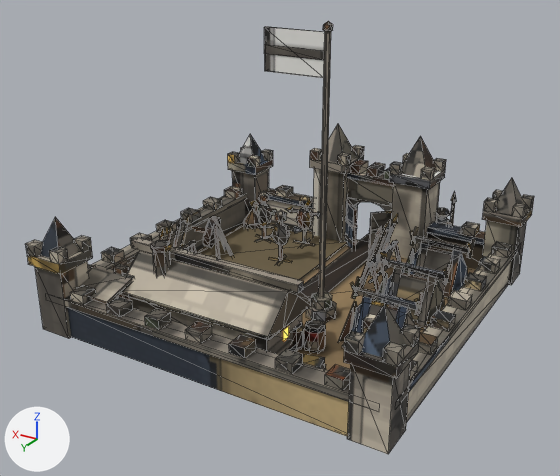
Before and after pictures for a commit that changed the glTF model game/assets/models/military_base.glb.
Camera for both pictures: a camera (50 mm lens) standing at (-1.144, 2.026, 1.223) and looking at (0.028, 0.072, 0.246). Every picture has the same lights, and +X, +Y and +Z are marked at lower left. The first picture is the older version. Mesh edges are drawn as thin lines. Vertices at exactly the same position are counted once.

Objects in the first picture: 'military_base'.
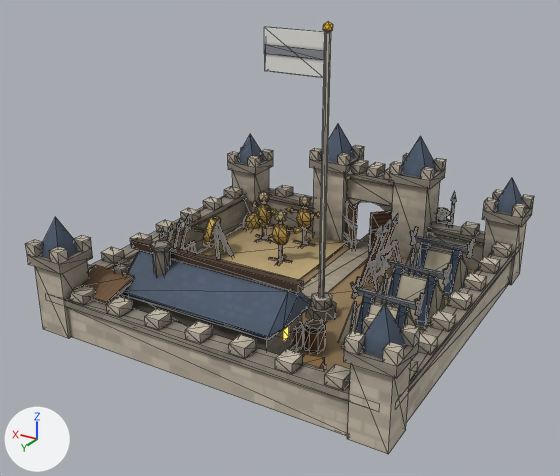
Boxes [x1, y1, x2, y2] around the edits, measured in the pictures (560 x 476 px):
```json
{"part": 1, "of": "me_m", "change": "added", "after": [243, 212, 261, 229]}
{"part": 2, "of": "me_m", "change": "deleted", "before": [244, 223, 261, 229]}
{"part": 3, "of": "me_m", "change": "deleted", "before": [243, 209, 261, 225]}
{"part": 4, "of": "me_m", "change": "surface changed", "before": [26, 21, 534, 454], "after": [26, 21, 534, 454]}
```

Scene script edits in JSON lines:
```json
{"block": "me_m", "where": "# used by ob_military_base; location = (0.0, 0.0, 0.0)"}
{"op": "remove", "block": "me_m", "code": "me_m.from_pydata(...)  # 2374 vertices, 3262 faces; spans x -0.597..0.597, y -0.687..0.597, z -0.01..0.926"}
{"op": "add", "block": "me_m", "code": "me_m.from_pydata(...)  # 2391 vertices, 3300 faces; spans x -0.597..0.597, y -0.687..0.597, z -0.033..0.926"}
{"block": "me_m", "change": "me_m part 1: a new loose piece, an icosphere of 80 faces spanning x 0.429..0.511, y -0.493..-0.407, z -0.033..0.069, in mat_baked (picture img_bake)"}
{"block": "me_m", "change": "me_m part 2: the loose piece of 16 vertices spanning x 0.432..0.508, y -0.488..-0.412, z 0.0..0.032 is deleted"}
{"block": "me_m", "change": "me_m part 3: the loose piece of 9 vertices spanning x 0.427..0.513, y -0.493..-0.407, z 0.029..0.088 is deleted"}
{"block": "me_m", "change": "me_m part 4: 3186 kept faces spanning x -0.597..0.597, y -0.687..0.597, z -0.01..0.926 get new texture (UV) coordinates"}
```
